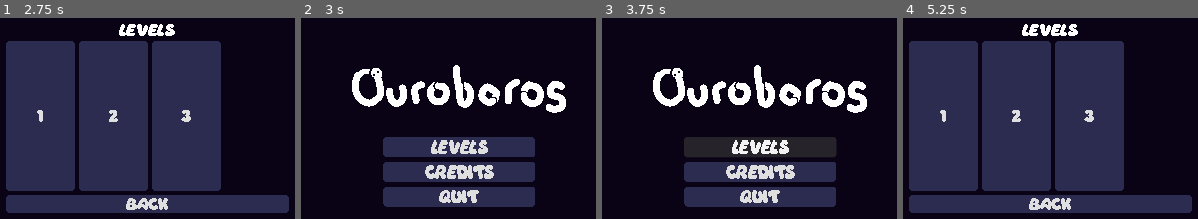
Above: before the commit, frames 1-4 (left to right).
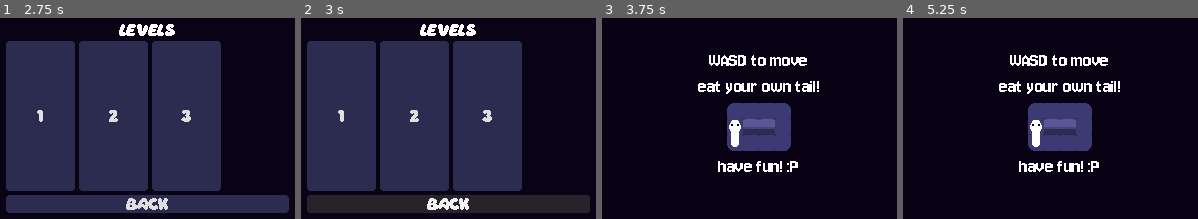
Above: after the commit, the same moments.

Repository: Evelyn-is-eepy/12dt-1---ouroborus
Game: Godot game, scene res://Scenes/main_menu.tscn
Same seed, same stepped clock (60 frames per second), same inputs: the game is played once before the commit and once after it.
Inputs:
- Up to frame 1 (2.75 s): click "LEVELS" at 0.5 s; click "Credits" at 1.25 s; tap Enter at 2 s; hold D (move_right) from 2.03 s (still down)
- Up to frame 2 (3 s): release D (move_right) at 2.75 s; click "Back" at 2.75 s
- Up to frame 3 (3.75 s): click "LEVELS" (after the commit: "1") at 3.5 s
- Up to frame 4 (5.25 s): tap R (restart) at 4.25, 5 s; hold S (move_down) 4.28-5.03 s; hold D (move_right) from 5.03 s (still down)

Frame 1 is identical in both runs. In frame 2, 57% of the frame differs, in the area x 2-98%, y 2-98%; in frame 3, 25%; in frame 4, 62%.

Commit message:
added apples

Diff:
--- a/Assets/Tilesets/object_spawns.tres
+++ b/Assets/Tilesets/object_spawns.tres
@@ -14,6 +14,8 @@
 1:1/0/custom_data_3 = true
 3:0/0 = 0
 3:0/0/custom_data_4 = true
+2:1/0 = 0
+2:1/0/custom_data_5 = true
 
 [resource]
 custom_data_layer_0/name = "box"
@@ -26,4 +28,6 @@
 custom_data_layer_3/type = 1
 custom_data_layer_4/name = "crown"
 custom_data_layer_4/type = 1
+custom_data_layer_5/name = "apple"
+custom_data_layer_5/type = 1
 sources/0 = SubResource("TileSetAtlasSource_wqkje")
--- a/Scenes/Levels/level_base.tscn
+++ b/Scenes/Levels/level_base.tscn
@@ -345,6 +345,7 @@
 box_scene = ExtResource("2_wqkje")
 player_scene = ExtResource("1_tumq0")
 camera = NodePath("WorldEnvironment/Camera2D")
+exit_scene = "\"res://Scenes/level_select.tscn\""
 
 [node name="WorldEnvironment" type="WorldEnvironment" parent="." unique_id=937800498]
 environment = ExtResource("4_t8ai0")
--- /dev/null
+++ b/Scenes/apple.tscn
@@ -0,0 +1,42 @@
+[gd_scene format=3 uid="uid://c3w4fu5i7k3cj"]
+
+[ext_resource type="Texture2D" uid="uid://c6u670bj5fu8f" path="res://Assets/apple.png" id="1_v3gsn"]
+
+[sub_resource type="AtlasTexture" id="AtlasTexture_ir1en"]
+atlas = ExtResource("1_v3gsn")
+region = Rect2(0, 0, 16, 16)
+
+[sub_resource type="AtlasTexture" id="AtlasTexture_8gwai"]
+atlas = ExtResource("1_v3gsn")
+region = Rect2(0, 16, 16, 16)
+
+[sub_resource type="SpriteFrames" id="SpriteFrames_lyte0"]
+animations = [{
+"frames": [{
+"duration": 1.0,
+"texture": SubResource("AtlasTexture_ir1en")
+}, {
+"duration": 1.0,
+"texture": SubResource("AtlasTexture_8gwai")
+}],
+"loop": true,
+"name": &"default",
+"speed": 1.0
+}]
+
+[sub_resource type="RectangleShape2D" id="RectangleShape2D_mxla6"]
+size = Vector2(8, 8)
+
+[node name="Node2D" type="Node2D" unique_id=63905054 groups=["Consumable", "apple"]]
+
+[node name="AnimatedSprite2D" type="AnimatedSprite2D" parent="." unique_id=1882472467]
+position = Vector2(-1, -1)
+sprite_frames = SubResource("SpriteFrames_lyte0")
+frame_progress = 0.26953724
+
+[node name="Area2D" type="Area2D" parent="." unique_id=789978614]
+collision_layer = 2
+collision_mask = 2
+
+[node name="CollisionShape2D" type="CollisionShape2D" parent="Area2D" unique_id=413807324]
+shape = SubResource("RectangleShape2D_mxla6")
--- a/Scenes/credits.tscn
+++ b/Scenes/credits.tscn
@@ -14,6 +14,7 @@
 grow_vertical = 2
 theme = ExtResource("1_gryuy")
 script = ExtResource("2_1bamb")
+exit_scene = "\"res://Scenes/main_menu.tscn\""
 
 [node name="VBoxContainer" type="VBoxContainer" parent="." unique_id=1917461519]
 layout_mode = 0
--- a/Scenes/level_select.tscn
+++ b/Scenes/level_select.tscn
@@ -17,6 +17,7 @@
 script = ExtResource("1_nkys2")
 button_container = NodePath("VBoxContainer/GridContainer")
 button_scene = ExtResource("2_2sqnl")
+exit_scene = "\"res://Scenes/main_menu.tscn\""
 
 [node name="VBoxContainer" type="VBoxContainer" parent="." unique_id=1104466571]
 layout_mode = 0
--- a/Scripts/credits.gd
+++ b/Scripts/credits.gd
@@ -1,5 +1,7 @@
 extends Control
 
+# File path of the main menu scene
+@export var exit_scene: String
 
 # Called when the node enters the scene tree for the first time.
 func _ready() -> void:
@@ -8,8 +10,10 @@
 
 # Called every frame. 'delta' is the elapsed time since the previous frame.
 func _process(delta: float) -> void:
+	if Input.is_action_just_pressed("exit"):
+		get_tree().change_scene_to_file(exit_scene)
 	pass
 
 
 func _on_button_pressed() -> void:
-	get_tree().change_scene_to_file("res://Scenes/main_menu.tscn")
+	get_tree().change_scene_to_file(exit_scene)
--- a/Scripts/head.gd
+++ b/Scripts/head.gd
@@ -25,7 +25,6 @@
 var current_head_direction: Vector2
 var last_moved_direction: Vector2 = starting_direction
 var previous_move_directions: Array = [starting_direction]
-var body_length: int = 0
 var max_body_length: int = 300
 
 var moving: bool = false
@@ -79,8 +78,10 @@
 			var object_to_move = movable_objects_ray.get_collider().get_parent()
 			if object_to_move.is_blocked_in_direction(move_direction):
 				movement_obstructed = true
+		# Find the length of the snake's body (number of body points other than head and tail)
+		var body_length: int = len(body_line.points) - 2
 		# Only move the player if their chosen direction is not blocked and they still have length to spare
-		if not movement_obstructed and body_length < max_body_length:
+		if not movement_obstructed and body_length <= max_body_length:
 			# Initiate movement of snake head
 			var tween = create_tween()
 			moving = true
@@ -96,7 +97,6 @@
 			body_line.add_point(position)
 			# Update previous moves array
 			previous_move_directions.insert(0,move_direction)
-			body_length += 1
 			# Move boxes
 			if movable_objects_ray.is_colliding():
 				var object_to_move = movable_objects_ray.get_collider().get_parent()
@@ -170,14 +170,16 @@
 	print('area collision!')
 	# If the object is the tail, you win.
 	if area.is_in_group('snake_tail'):
-		win()
-	#If the area is a crown, remove it and unhide the crown decoration.
-	var crown = area.get_parent()
-	if crown.is_in_group('crown'):
-		print('crown picked up!')
-		crown.queue_free()
-		personal_crown.visible = true
-		has_crown = true
+		win() # This code is amusing.
+	#If the area is a consumable (crown, apple, crystal):
+	elif area.get_parent().is_in_group('consumable'):
+		# Get the area2D's parent (the node that is the 'object' itself)
+		var consumable_object = area.get_parent()
+		# Go through the possibilities
+		if consumable_object.is_in_group('crown'):
+			pass # Crown code to go here.
+		elif consumable_object.is_in_group('apple'):
+			max_body_length += 3
 
 func fall_into_hole():
 	# 'Animation' for falling into a pit
--- a/Scripts/level.gd
+++ b/Scripts/level.gd
@@ -4,13 +4,15 @@
 
 @export var spawn_directions = [Vector2.UP, Vector2.LEFT,Vector2.DOWN,Vector2.RIGHT]
 @export var spawn_direction_id: int
-
 @export var spawn_layer: TileMapLayer
 @export var background_layer: TileMapLayer
 @export var box_scene: PackedScene
 @export var player_scene: PackedScene
 @export var crown_scene: PackedScene
+@export var apple_scene: PackedScene
 @export var camera: Camera2D
+# File path of the main menu scene
+@export var exit_scene: String
 
 var player_already_spawned: bool = false
 
@@ -58,10 +60,10 @@
 		get_tree().reload_current_scene()
 	# Checks if the player has pressed escape to exit the level
 	if Input.is_action_pressed("exit"):
-		get_tree().change_scene_to_file("res://Scenes/level_select.tscn")
+		get_tree().change_scene_to_file(exit_scene)
 
 func player_wins() -> void:
 	# Called when the player eats their own tail
 	print('wohoo!')
 	await get_tree().create_timer(3).timeout
-	get_tree().change_scene_to_file("res://Scenes/level_select.tscn")
+	get_tree().change_scene_to_file(exit_scene)
--- a/Scripts/level_select.gd
+++ b/Scripts/level_select.gd
@@ -6,6 +6,8 @@
 var level_scene_path: String ="res://Scenes/Levels/"
 var level_references: Array = ["level_1","level_2","level_3"]
 var button_style: StyleBox = load("res://Assets/menu_button_style.tres")
+# File path of the main menu scene
+@export var exit_scene: String
 
 # Called when the node enters the scene tree for the first time.
 func _ready() -> void:
@@ -19,17 +21,14 @@
 		new_level_button.add_theme_stylebox_override('normal',button_style)
 		button_container.add_child(new_level_button)
 
-	pass # Replace with function body.
-
 func level_selected(reference):
 	print(reference)
 	get_tree().change_scene_to_file(level_scene_path + reference + '.tscn')
 
 
 func _on_button_pressed() -> void:
-	get_tree().change_scene_to_file("res://Scenes/main_menu.tscn")
-	pass # Replace with function body.
+	get_tree().change_scene_to_file(exit_scene)
 
 func _process(_delta: float) -> void:
 	if Input.is_action_just_pressed("exit"):
-		get_tree().change_scene_to_file("res://Scenes/main_menu.tscn")
+		get_tree().change_scene_to_file(exit_scene)
--- a/project.godot
+++ b/project.godot
@@ -27,6 +27,10 @@
 window/stretch/mode="viewport"
 window/stretch/aspect="keep_height"
 window/stretch/scale_mode="integer"
+
+[global_group]
+
+Consumable=""
 
 [input]
 
Binary file added: Assets/apple.png
Not shown, added: Assets/apple.png.import
Binary file changed: Assets/spawn tiles.png
Not shown, added: Assets/spawn tiles.png~
